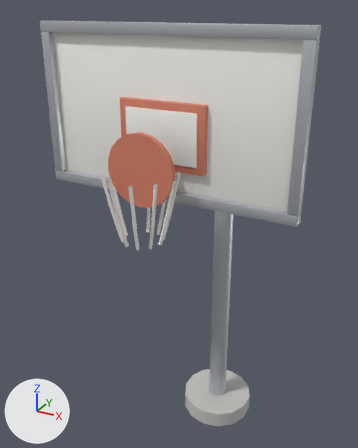
Before and after pictures for a commit that changed the glTF model models/th42_basketballkorb.glb.
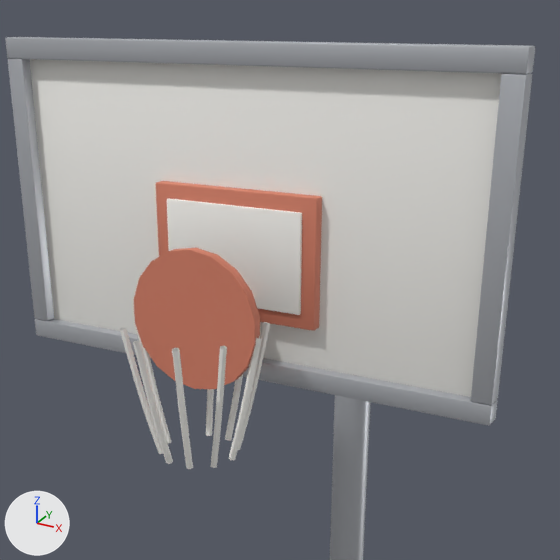
Each version appears first whole from a 50 mm camera at (1.612, -3.165, 3.844) aimed at (-0.167, 0.07, 2.226), and next in a close-up on the part from 10% to 93% of the width and 0% to 67% of the height. Arrows for +X, +Y and +Z are at lower left; the lights stay in place. The first two pictures are the older version. Where no turn or scale is listed for an object, it has been applied to the vertices.
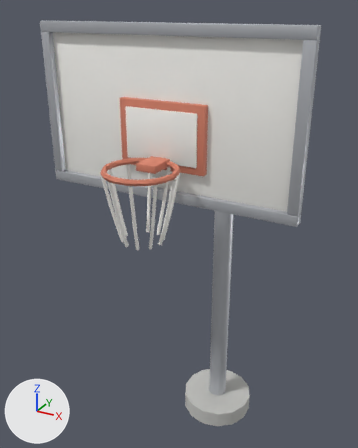
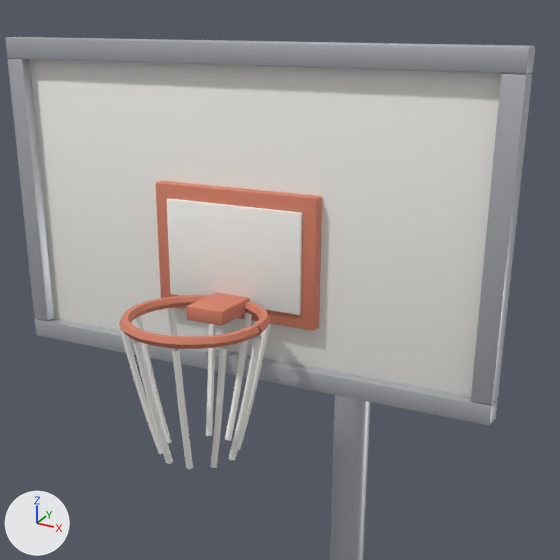
The change in detail:
Mesh me_korbring is new.
It has 582 vertices, 1152 faces and spans x -0.244..0.243, y -0.964..-0.476, z 2.904..2.936.
It uses material mat_surot (orange #d78169).
Object 'Cylinder.002' (ob_cylinder_002) is deleted.
Object 'Korbring' (ob_korbring) is new; it shows me_korbring.
Its location is (0.0, 0.0, 0.0).

Location of each change, (x1, y1, x2, y2) in pixels of the close-ups (560 x 560 px):
'Cylinder.002', deleted (orange)
    before: (134, 248, 260, 389)
'Korbring', added (orange)
    after: (119, 295, 270, 349)
'Cube.009', unchanged, uncovered by the edit
    after: (186, 293, 250, 326)
